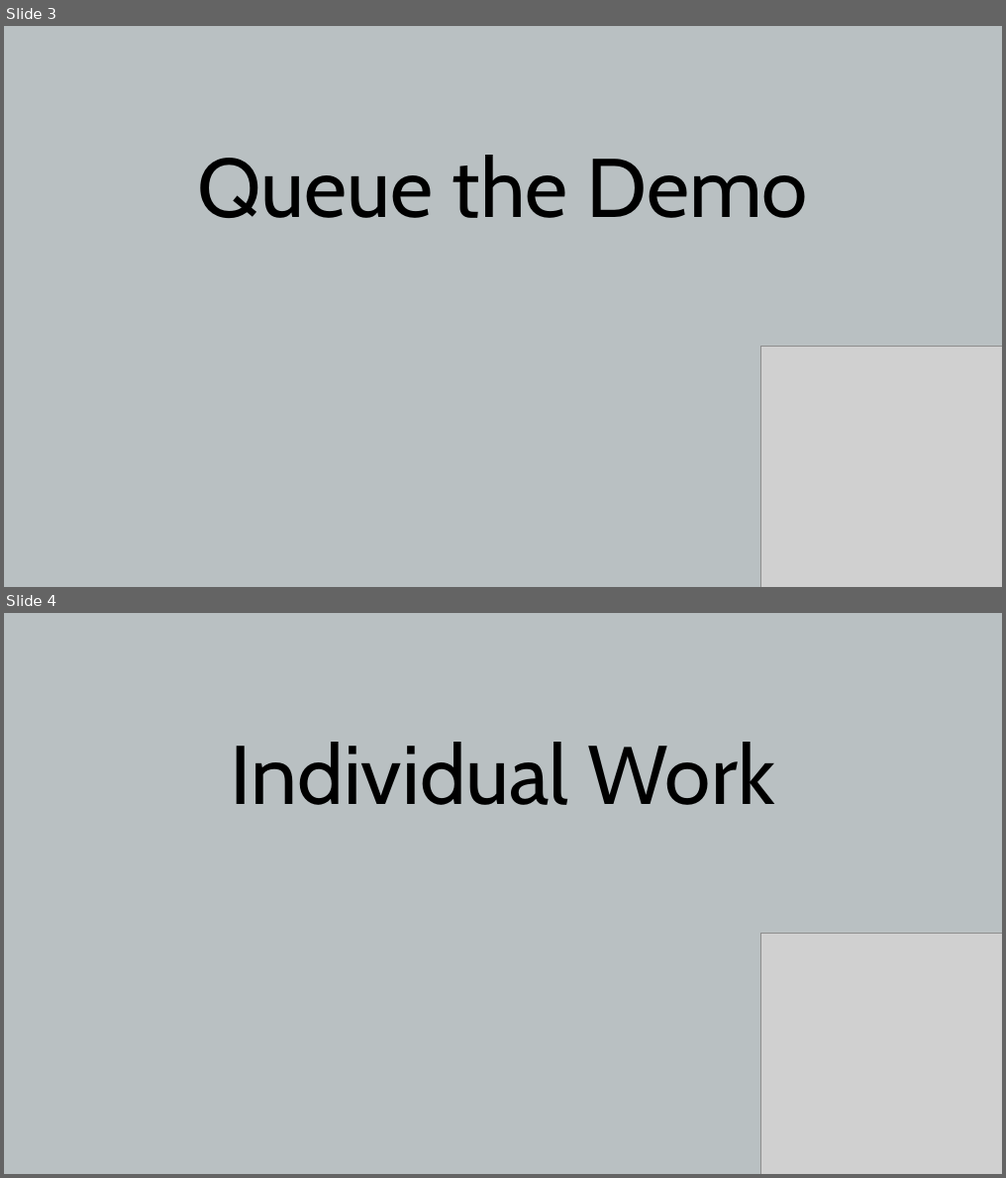
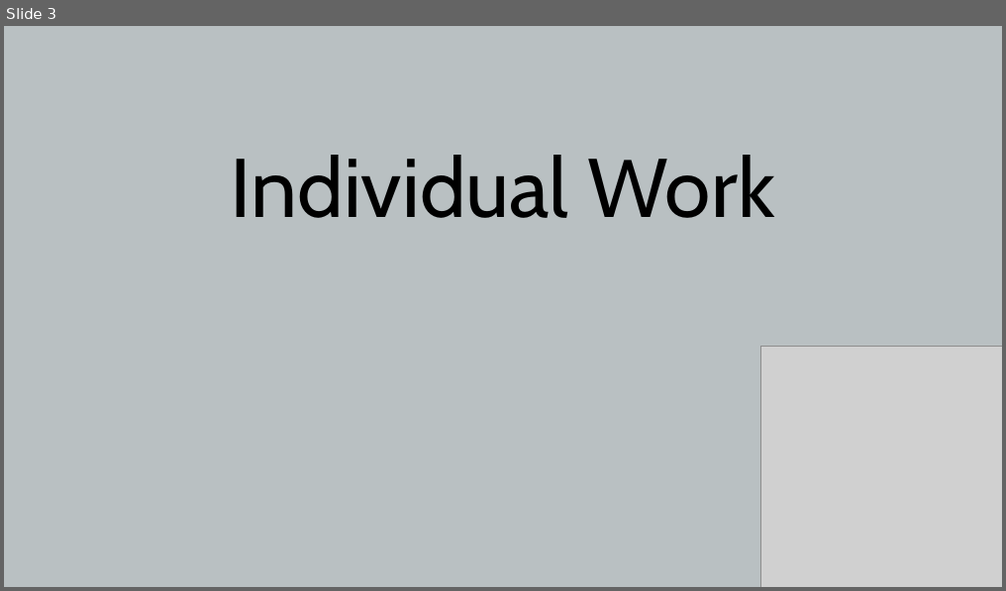
Before and after one commit to theIntethesis/Hero-Climb, a slide deck: docs/[TL2] Taran/TL2 Team Update.pptx. Shown one above the other, each under a label of ours: slides 3 and 4 before the commit, slide 3 after it. The pictures are 1006x1178 and 1006x591 pixels, drawn with LibreOffice and Linux fonts; fonts in the diff are those of the drawing; grey boxes stand for pictures. Boxes give left, top, right and bottom in pixels: in the first picture for what was removed or moved away, otherwise in the second. Text is boxed around its words. In the diff, an @@ line names an element or a change of style, - is before the commit and + after.

```diff
--- a/docs/[TL2] Taran/TL2 Team Update.pptx
+++ b/docs/[TL2] Taran/TL2 Team Update.pptx
@@ slide 3 removed at [4, 26, 1002, 587], background #B9C0C2 @@
@@ title removed at [198, 155, 807, 218] @@
-Queue the Demo
@@ picture removed at [761, 346, 1002, 587] @@
@@ what was slide 4 is now slide 3 @@
```
Also in this commit, not shown: 4 slides changed, 3 slides added, 3 other slides removed, 3 other files.
